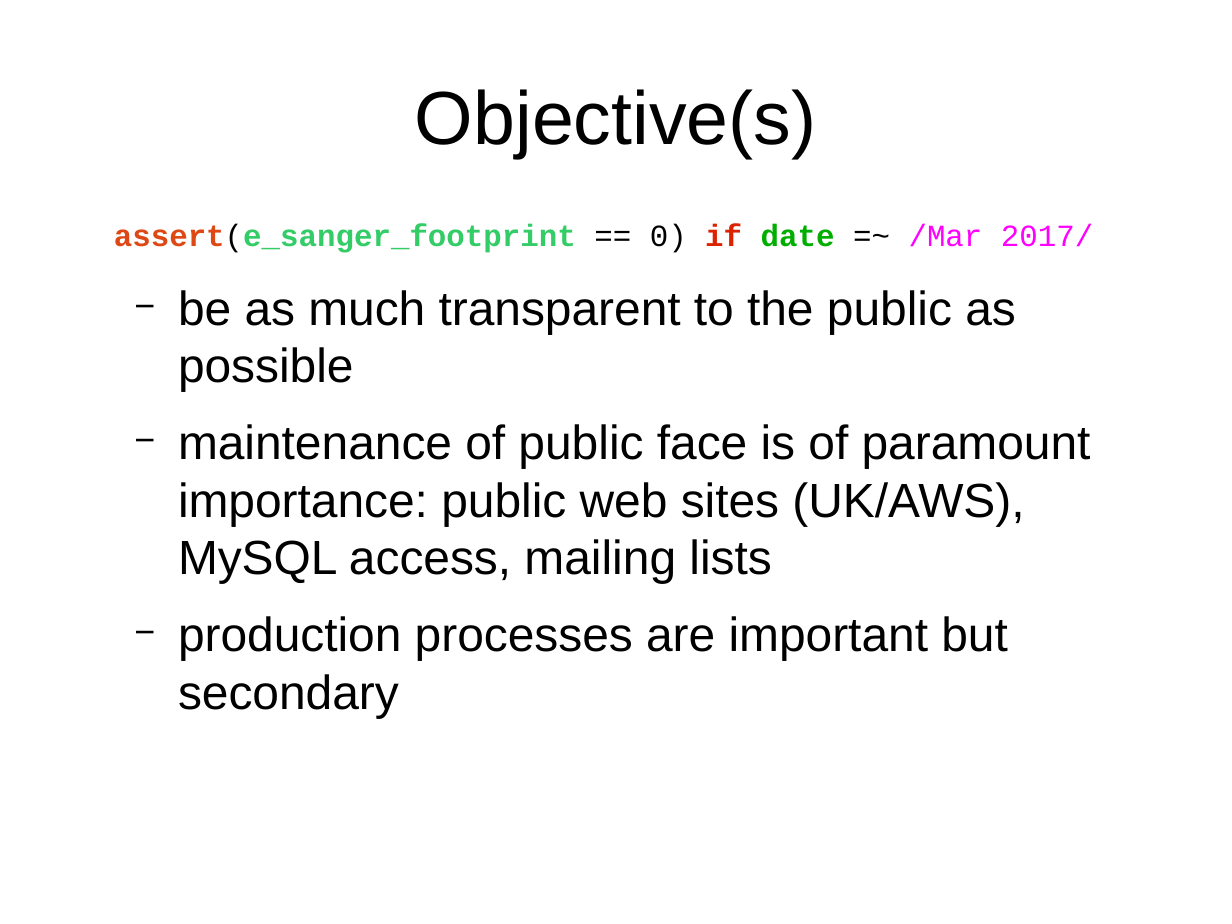
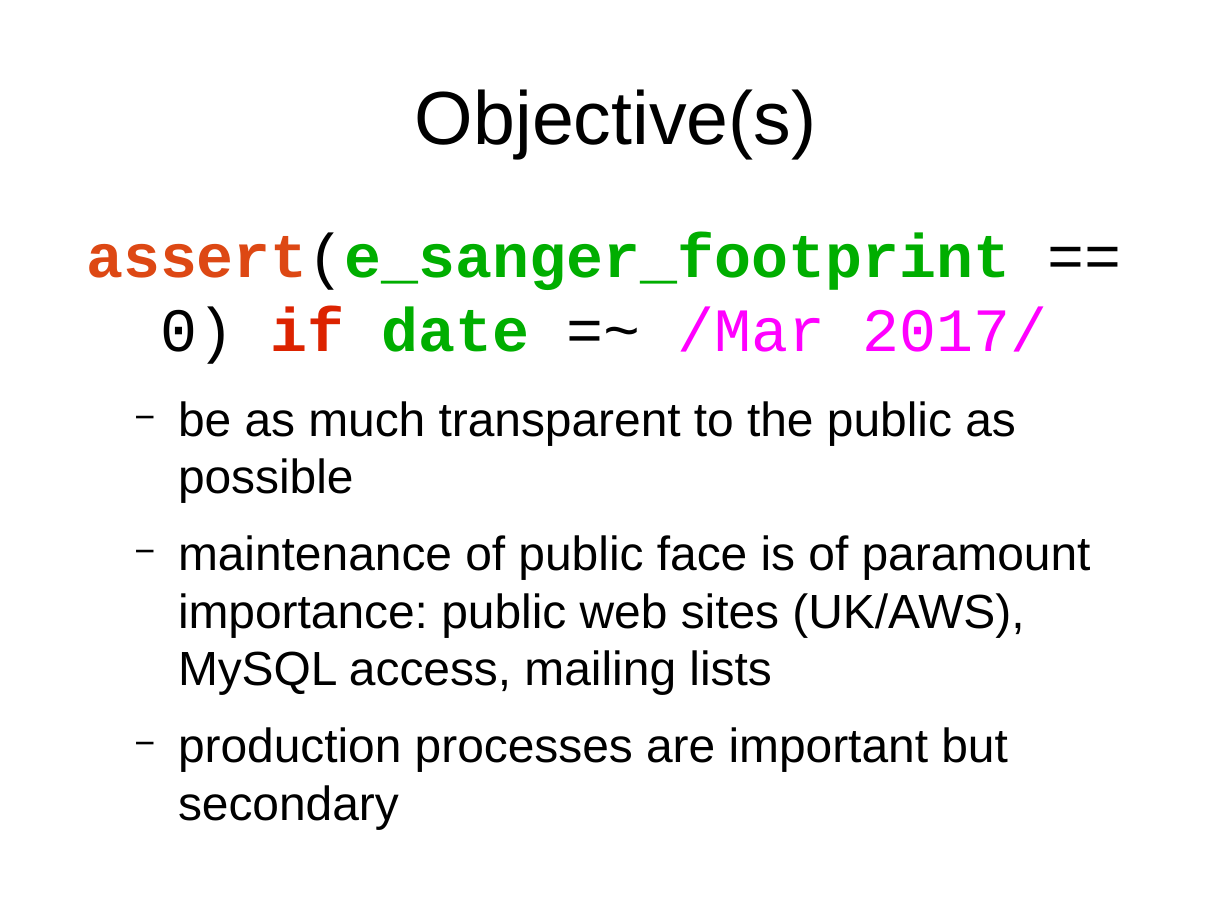
Before and after one commit to avullo/ensembl-migration-pm, a slide deck: slide 2 of data-review-10-16/talk.odp. Drawn at 1232x924 pixels with LibreOffice and Linux fonts; fonts in the diff are those of the drawing; background and template pictures are left out. Boxes give left, top, right and bottom in pixels: in the first picture for what was removed or moved away, otherwise in the second. Text is boxed around its words. In the diff, an @@ line names an element or a change of style, - is before the commit and + after.

```diff
--- a/data-review-10-16/talk.odp
+++ b/data-review-10-16/talk.odp
@@ text at <box>86,234,1047,364</box>: size 18 to 36 pt in "assert(e_sanger_footprint == 0) if date =~ /Mar ..."; text colour #33CC66 to #00AE00 in "assert(e_sanger_footprint" @@
```
Also in this commit, not shown: 6 other slides changed, 5 slides added, 2 slides removed.
